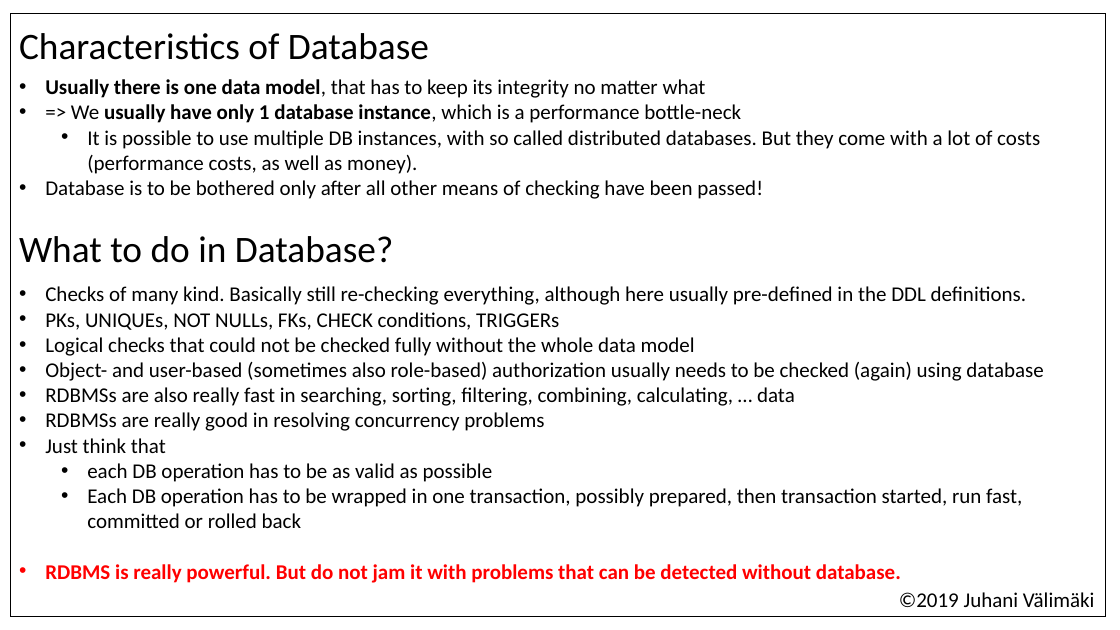
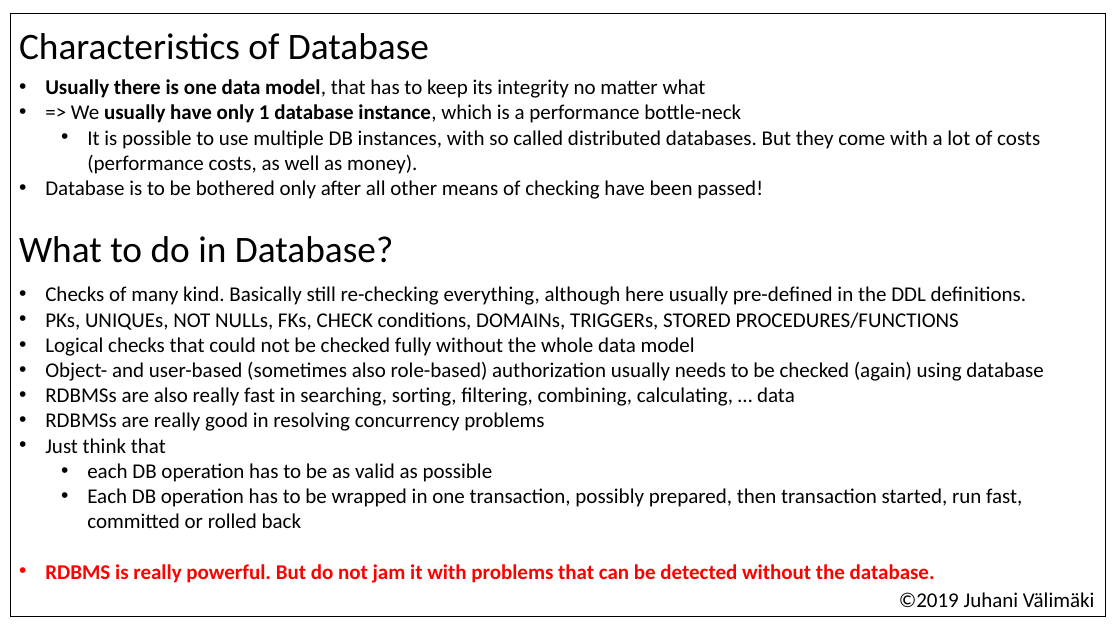
Before and after one commit to valju/docs_backend_design, a slide deck: slide 6 of WhatToDoInFrontBackAndDB_usability_performance_security/What to check where in full-stack.pptx. Drawn at 1120x630 pixels with LibreOffice and Linux fonts; fonts in the diff are those of the drawing. Boxes give left, top, right and bottom in pixels: in the first picture for what was removed or moved away, otherwise in the second. Text is boxed around its words. In the diff, an @@ line names an element or a change of style, - is before the commit and + after.

Commit message:
Some updates to texts, like DOMAIN, STORED PROCEDURE

```diff
--- a/WhatToDoInFrontBackAndDB_usability_performance_security/What to check where in full-stack.pptx
+++ b/WhatToDoInFrontBackAndDB_usability_performance_security/What to check where in full-stack.pptx
@@ text in rectangle at (45,312,959,330): text changed @@
-• PKs, UNIQUEs, NOT NULLs, FKs, CHECK conditions, TRIGGERs
+• PKs, UNIQUEs, NOT NULLs, FKs, CHECK conditions, DOMAINs, TRIGGERs, STORED PROCEDURES/FUNCTIONS
@@ text in rectangle at (45,564,935,583): text changed @@
-• RDBMS is really powerful. But do not jam it with problems that can be detected without database.
+• RDBMS is really powerful. But do not jam it with problems that can be detected without the database.
```
Also in this commit, not shown: 1 other slide changed, 1 other file.
